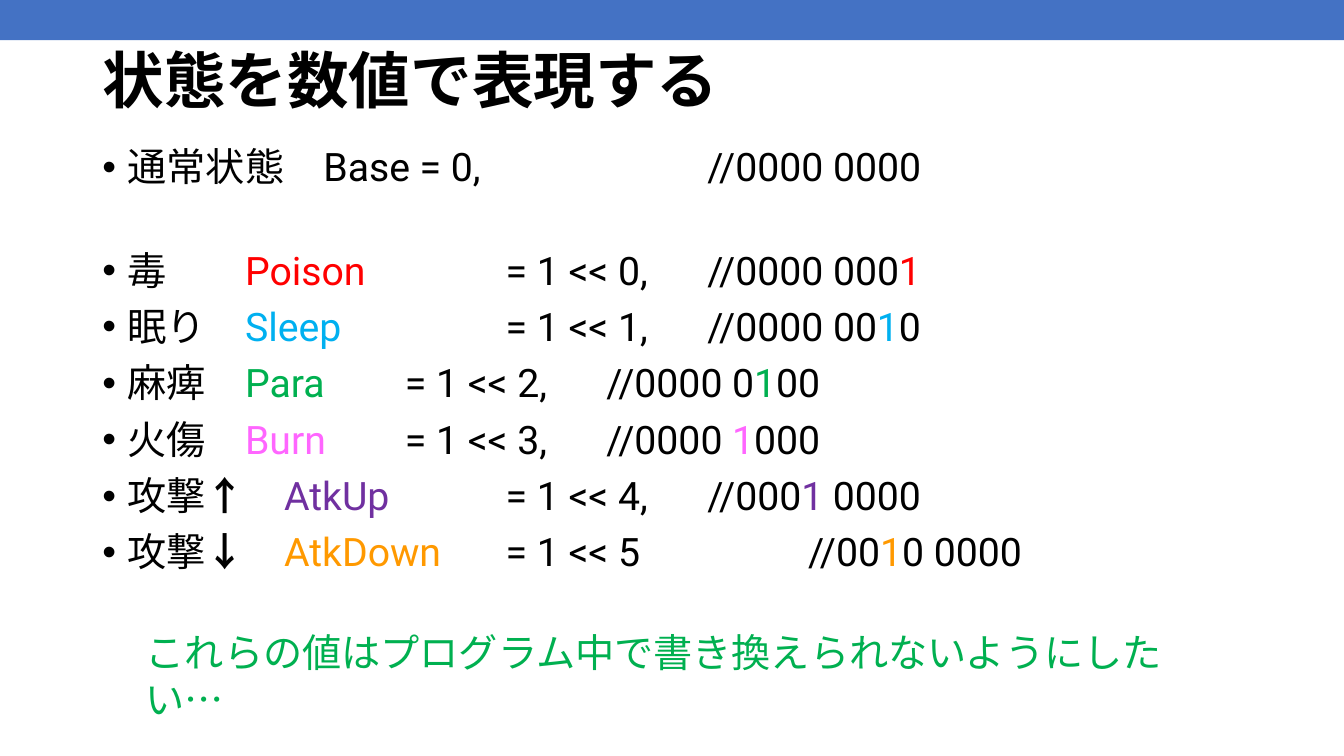
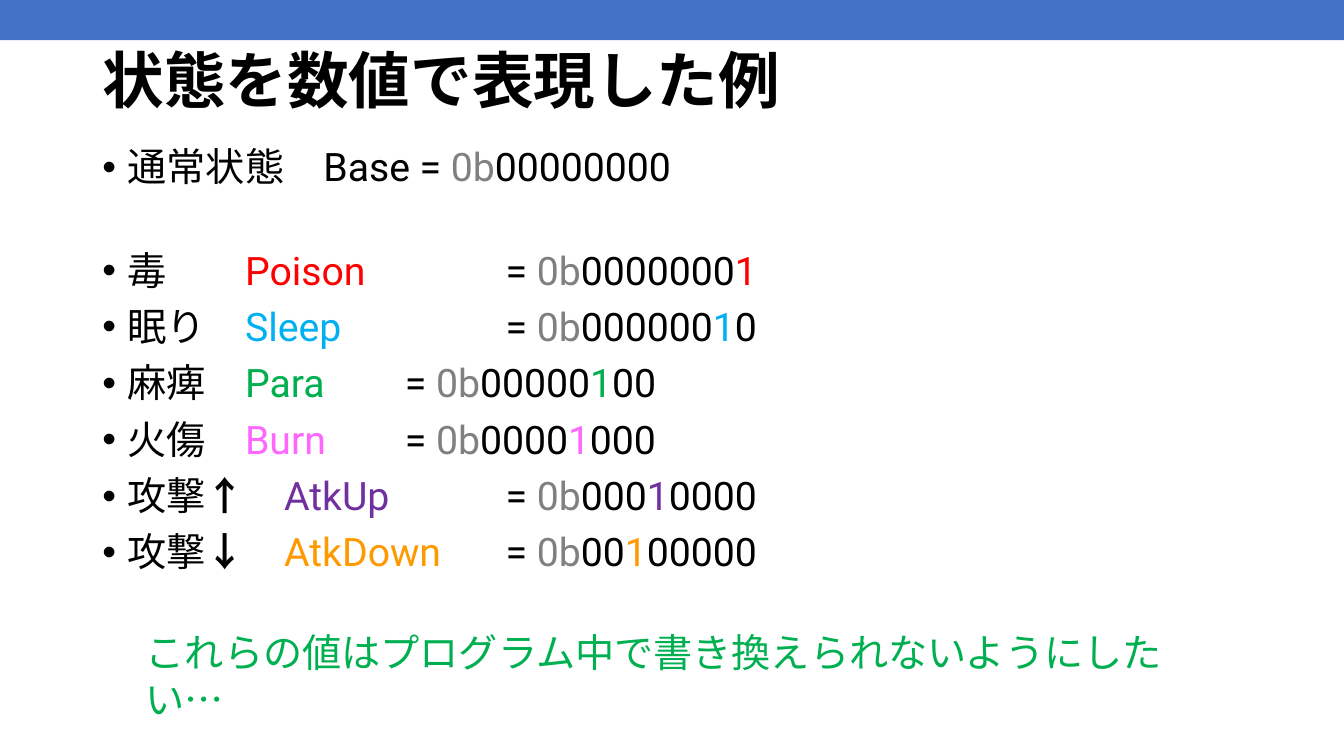
Before and after one commit to kic-murata/cpp2025, a slide deck: slide 11 of 授業資料/授業資料：ビット処理.pptx. Drawn at 1344x756 pixels with LibreOffice and Linux fonts; fonts in the diff are those of the drawing. Boxes give left, top, right and bottom in pixels: in the first picture for what was removed or moved away, otherwise in the second. Text is boxed around its words. In the diff, an @@ line names an element or a change of style, - is before the commit and + after.

```diff
--- a/授業資料/授業資料：ビット処理.pptx
+++ b/授業資料/授業資料：ビット処理.pptx
@@ title at box(102, 50, 780, 109): text changed @@
-状態を数値で表現する
+状態を数値で表現した例
@@ text at box(128, 148, 757, 569): text changed @@
-• 通常状態 Base = 0, //0000 0000
-• 毒 Poison = 1 << 0, //0000 0001
-• 眠り Sleep = 1 << 1, //0000 0010
-• 麻痺 Para = 1 << 2, //0000 0100
-• 火傷 Burn = 1 << 3, //0000 1000
-• 攻撃↑ AtkUp = 1 << 4, //0001 0000
-• 攻撃↓ AtkDown = 1 << 5 //0010 0000
+• 通常状態 Base = 0b00000000
+• 毒 Poison = 0b00000001
+• 眠り Sleep = 0b00000010
+• 麻痺 Para = 0b00000100
+• 火傷 Burn = 0b00001000
+• 攻撃↑ AtkUp = 0b00010000
+• 攻撃↓ AtkDown = 0b00100000
```
Also in this commit, not shown: 1 other slide changed, 2 other files.
